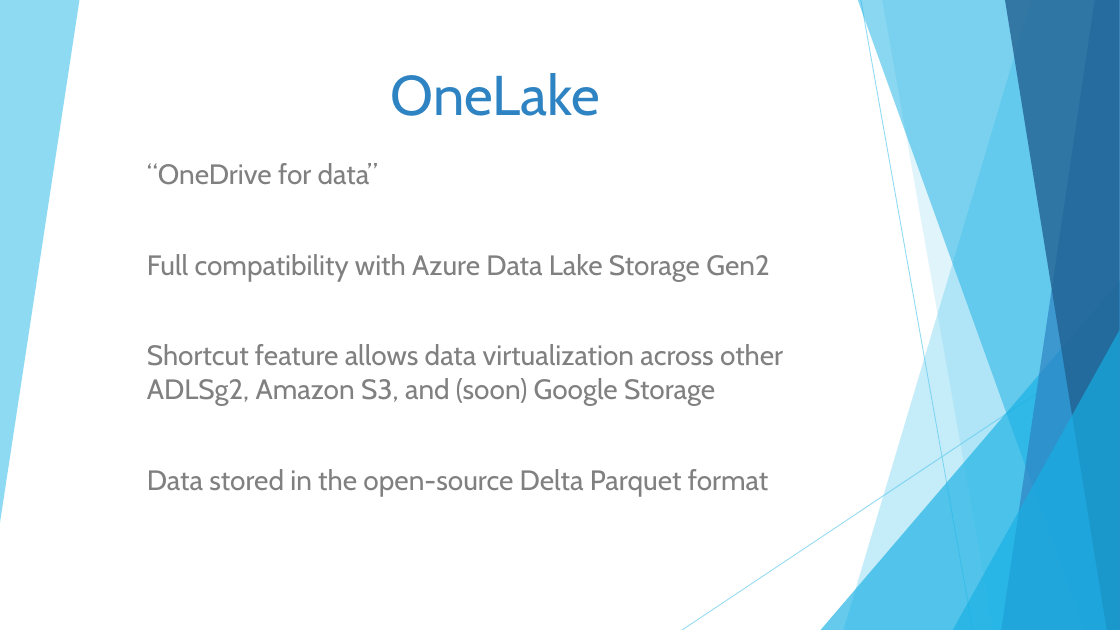
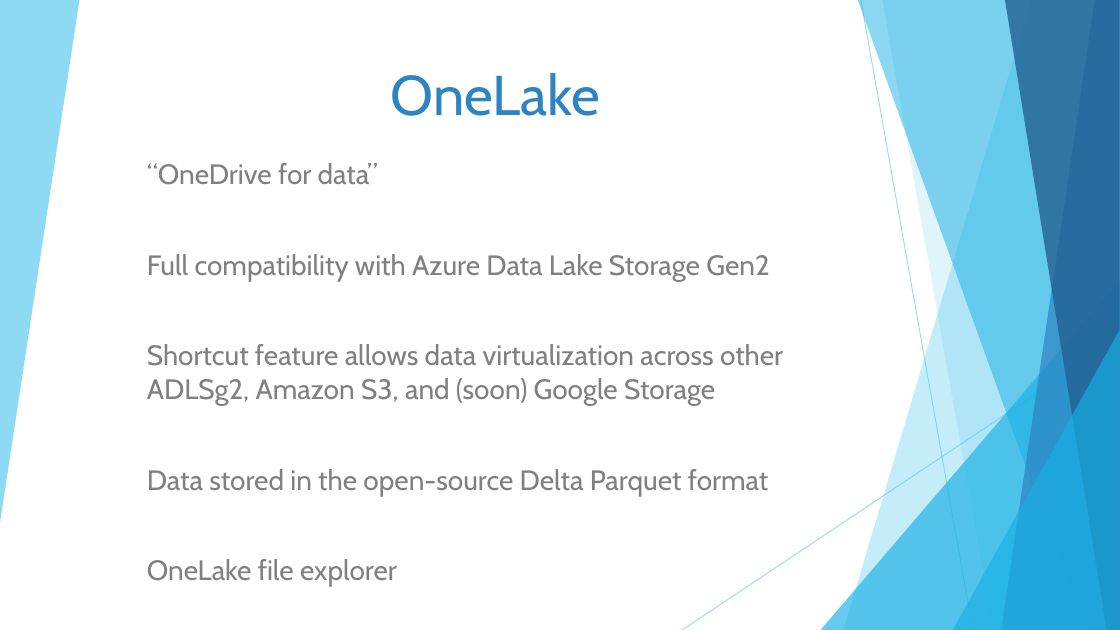
Before and after one commit to DrJekyll325/Presentations, a slide deck: slide 7 of Microsoft Fabric/Data - The Fabric Of Our Lives/20231007 - SQL Saturday Orlando - Data - The Fabric Of Our Lives.pptx. Drawn at 1120x630 pixels with LibreOffice and Linux fonts; fonts in the diff are those of the drawing. Boxes give left, top, right and bottom in pixels: in the first picture for what was removed or moved away, otherwise in the second. Text is boxed around its words. In the diff, an @@ line names an element or a change of style, - is before the commit and + after.

Commit message:
Updated for SQL Saturday Orlando

```diff
--- a/Microsoft Fabric/Data - The Fabric Of Our Lives/20231007 - SQL Saturday Orlando - Data - The Fabric Of Our Lives.pptx
+++ b/Microsoft Fabric/Data - The Fabric Of Our Lives/20231007 - SQL Saturday Orlando - Data - The Fabric Of Our Lives.pptx
@@ subtitle at box(147, 559, 397, 587): paragraph added @@
+OneLake file explorer
```
